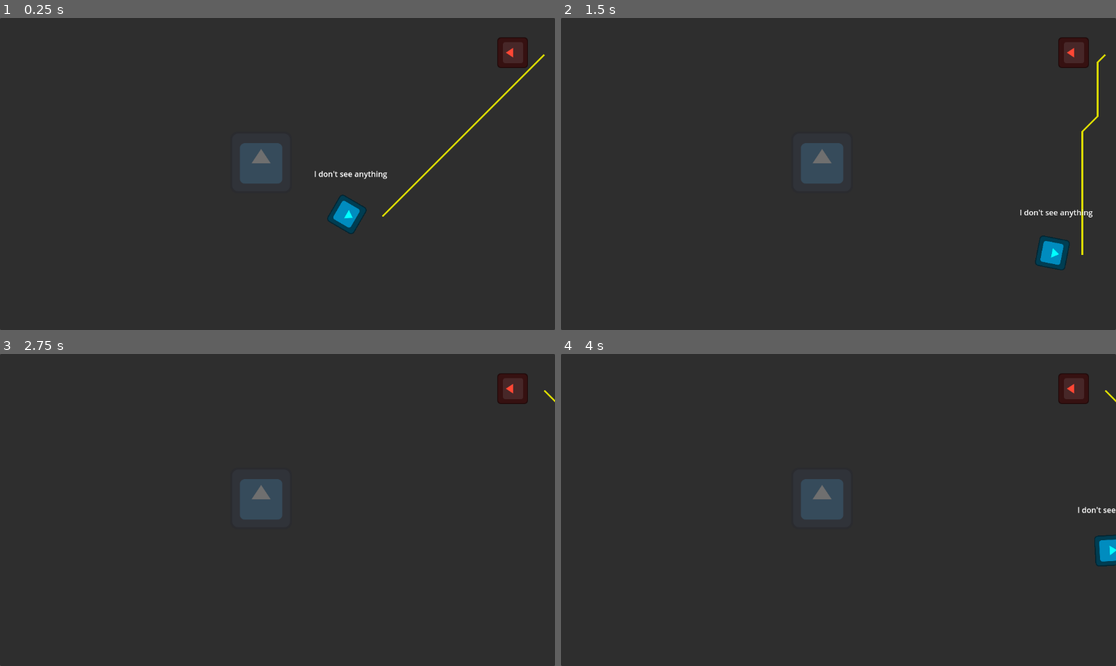
Above: before the commit, frames 1-4 (two rows, left to right).
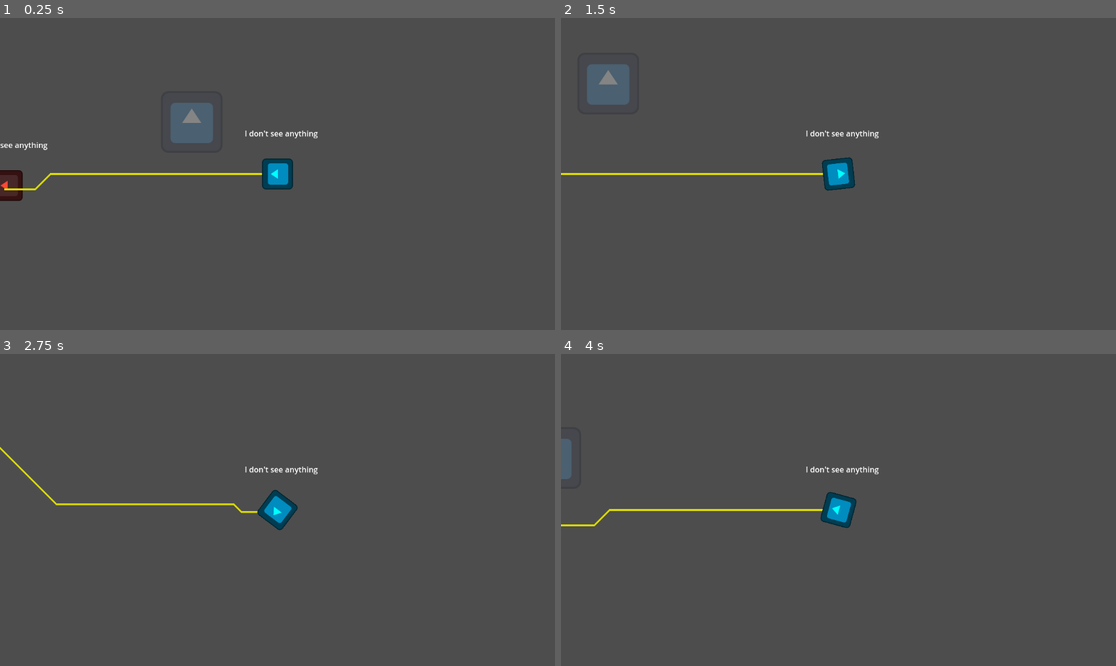
Above: after the commit, the same moments.

Repository: haladrias/godot_wild_jam_82_project
Game: Godot game, scene res://scenes/main.tscn
Same seed, same stepped clock (60 frames per second), same inputs: the game is played once before the commit and once after it. The engine's default icon, where the game draws it, is replaced by a stand-in: a white triangle on a blue panel in a dark square.
Inputs (mouse positions are in pixels of both pictures, inside the frame that each line leads up to):
- Up to frame 1 (0.25 s): no input
- Up to frame 2 (1.5 s): move the mouse to (960, 158) at 0.52 s; hold D (move_right) 0.53-1.28 s; hold Space (space_bar, bound only after the commit) 0.53-1.28 s; move the mouse to (727, 189) at 1.27 s; hold S (move_down) from 1.28 s (still down); tap Space (space_bar, bound only after the commit) at 1.35 s
- Up to frame 3 (2.75 s): move the mouse to (333, 441) at 2.02 s; release S (move_down) at 2.03 s; hold D (move_right) from 2.03 s (still down); hold Space (space_bar, bound only after the commit) from 2.03 s (still down)
- Up to frame 4 (4 s): move the mouse to (810, 572) at 2.77 s; release D (move_right) at 2.78 s; release Space (space_bar, bound only after the commit) at 2.78 s; hold W (move_up) 2.78-3.53 s; tap Space (space_bar, bound only after the commit) at 2.85 s; tap Enter at 3.5 s; move the mouse to (1005, 556) at 3.52 s; hold A (move_left) from 3.53 s (still down); hold Space (space_bar, bound only after the commit) from 3.53 s (still down)

The runs differ from the first frame. In frame 1, 99% of the frame differs, in the area x 0-100%, y 0-100%; in frame 2, 99%; in frame 3, 99%; in frame 4, 99%.

Commit message:
Fixed! Need to remove messy code before merge

Diff:
--- a/project.godot
+++ b/project.godot
@@ -57,6 +57,11 @@
 "events": [Object(InputEventKey,"resource_local_to_scene":false,"resource_name":"","device":-1,"window_id":0,"alt_press …(189 unchanged characters)…
 ]
 }
+space_bar={
+"deadzone": 0.2,
+"events": [Object(InputEventKey,"resource_local_to_scene":false,"resource_name":"","device":-1,"window_id":0,"alt_pressed":false,"shift_pressed":false,"ctrl_pressed":false,"meta_pressed":false,"pressed":false,"keycode":0,"physical_keycode":32,"key_label":0,"unicode":32,"location":0,"echo":false,"script":null)
+]
+}
 
 [layer_names]
 
--- a/scenes/enemy.tscn
+++ b/scenes/enemy.tscn
@@ -57,4 +57,3 @@
 vertical_alignment = 1
 
 [node name="pathfinding" parent="." instance=ExtResource("6_xwavj")]
-cell_size = Vector2i(16, 16)
--- a/scenes/game.tscn
+++ b/scenes/game.tscn
@@ -8,14 +8,10 @@
 [node name="Game" type="Node2D"]
 script = ExtResource("1_uwrxv")
 
-[node name="Panel" type="Panel" parent="."]
-offset_right = 1152.0
-offset_bottom = 648.0
-
 [node name="Portal" parent="." instance=ExtResource("3_lbhrr")]
 
 [node name="Enemy" parent="." instance=ExtResource("4_lbhrr")]
-position = Vector2(1064, 72)
+position = Vector2(144, 432)
 
 [node name="Player" parent="." instance=ExtResource("2_lnu2h")]
 position = Vector2(720, 408)
--- a/scenes/pathfinder.tscn
+++ b/scenes/pathfinder.tscn
@@ -4,7 +4,7 @@
 
 [node name="pathfinding" type="Node2D"]
 script = ExtResource("1_jqfsq")
-cell_size = Vector2i(16, 16)
+cell_size = Vector2i(32, 32)
 
 [node name="Line2D" type="Line2D" parent="."]
 width = 4.0
--- a/scenes/pathfinding.gd
+++ b/scenes/pathfinding.gd
@@ -1,13 +1,18 @@
 class_name Pathfinder extends Node2D
-@export var cell_size = Vector2i(64, 64)
+@export var cell_size = Vector2i(16, 16)
 
 var astar_grid = AStarGrid2D.new()
 var grid_size
-var end = Vector2i(5, 5) # Placeholder, gets updated by player position signal
+var end = Vector2i(0, 0) # Placeholder, gets updated by player position signal
 var entity_position = Vector2i.ZERO # Placeholder, gets updated by calling entity position
+const GRID_ORIGIN = Vector2i(0, 0)
+## Debug
+var player_global_pos
+var line_path
 
 func _ready():
 	SignalBus.player_position_changed.connect(update_end)
+	SignalBus.debug_spacebar_pressed.connect(debug_print_astar_grid)
 	get_tree().root.size_changed.connect(initialize_grid)
 	initialize_grid()
 	update_path()
@@ -15,11 +20,12 @@
 
 func update_entity_position(pos):
 	entity_position = Vector2i(Vector2i(pos) / cell_size)
+	$Line2D.global_position = Vector2(0,0)
 
 func initialize_grid():
 	global_position = Vector2(0,0)
 	grid_size = Vector2i(get_viewport_rect().size)
-	astar_grid.region.position = Vector2i(0,0)
+	astar_grid.region.position = GRID_ORIGIN
 	astar_grid.region.size = grid_size
 	astar_grid.cell_size = cell_size
 	astar_grid.offset = cell_size / 2
@@ -30,23 +36,43 @@
 func update_end(pos):
 	# Trigged by player position signal
 	end = Vector2i(Vector2i(pos) / cell_size)
+	player_global_pos = pos
 
 
 func update_path():
 	#! The bug is in here? Somewhere along the way the position is drifting
 	#! Duplicate by dragging the enemy in the game scene while debugging, the line will start to drift when rendering
 	# print(astar_grid.is_dirty())
-	$Line2D.points = PackedVector2Array(astar_grid.get_point_path(entity_position, end))
-	$Line2D.global_position = entity_position
-	print("Line global pos: " + str($Line2D.global_position))
-	print ("Entity position: " + str(entity_position))
+	#$Line2D.position = entity_position
+	#line_path = PackedVector2Array(astar_grid.get_id_path(entity_position, end))
+	line_path = PackedVector2Array(astar_grid.get_point_path(entity_position, end))
+	$Line2D.points = line_path
+	# print("Line global pos: " + str($Line2D.global_position))
+	# print ("Entity position: " + str(entity_position))
 func _draw():
-	# draw_grid()
+	# draw_grid() is only needed to show debug grid
 	pass
-
 
 func draw_grid():
 	for x in grid_size.x + 1:
 		draw_line(Vector2(x * cell_size.x, 0), Vector2(x * cell_size.x, grid_size.y * cell_size.y), Color.DARK_GRAY, 2.0)
 	for y in grid_size.y + 1:
 		draw_line(Vector2(0, y * cell_size.y), Vector2(grid_size.x * cell_size.x, y * cell_size.y), Color.DARK_GRAY, 2.0)
+
+func debug_print_astar_grid():
+	# Press spacebar to print debug info
+	print("= = = = = = = = =")
+	print(" = = = = = = = = =")
+	print("Line grid pos: " + str($Line2D.position))
+	print("Line global pos: " + str($Line2D.global_position))
+	print(" = = = = = = = = =")
+	print("Path origin: " + str(line_path[0]))
+	print("Path end: " + str(line_path[line_path.size() - 1]))
+	print(" = = = = = = = = =")
+	print("Enemy position: " + str(entity_position))
+	print("Enemy global position: " + str(get_parent().global_position))
+	print(" = = = = = = = = =")
+	print("Player grid position: " + str(end))
+	print("Player global position: " + str(player_global_pos))
+	print(" = = = = = = = = =")
+	print(" = = = = = = = = =")
--- a/scenes/player.tscn
+++ b/scenes/player.tscn
@@ -51,3 +51,5 @@
 fit_content = true
 horizontal_alignment = 1
 vertical_alignment = 1
+
+[node name="Camera2D" type="Camera2D" parent="."]
--- a/scripts/enemy.gd
+++ b/scripts/enemy.gd
@@ -16,4 +16,8 @@
 	#pathfinder.update_path(vector2i_position())
 	pathfinder.update_entity_position(global_position)
 	pathfinder.update_path()
+	debug_movement()
 	return
+
+func debug_movement():
+	self.position.x += 1
--- a/scripts/main.gd
+++ b/scripts/main.gd
@@ -11,6 +11,8 @@
 		get_tree().quit()
 	if event.is_action_pressed("restart_game"):
 		get_tree().reload_current_scene()
+	if event.is_action_pressed("space_bar"):
+		SignalBus.debug_spacebar_pressed.emit()
 
 func _ready() -> void:
 	SignalBus.portal_timer_completed.connect(on_portal_timer_completed)
--- a/scripts/signal_bus.gd
+++ b/scripts/signal_bus.gd
@@ -4,3 +4,6 @@
 signal player_exited_portal
 signal portal_timer_completed
 signal player_position_changed
+
+## Debugging signals
+signal debug_spacebar_pressed
